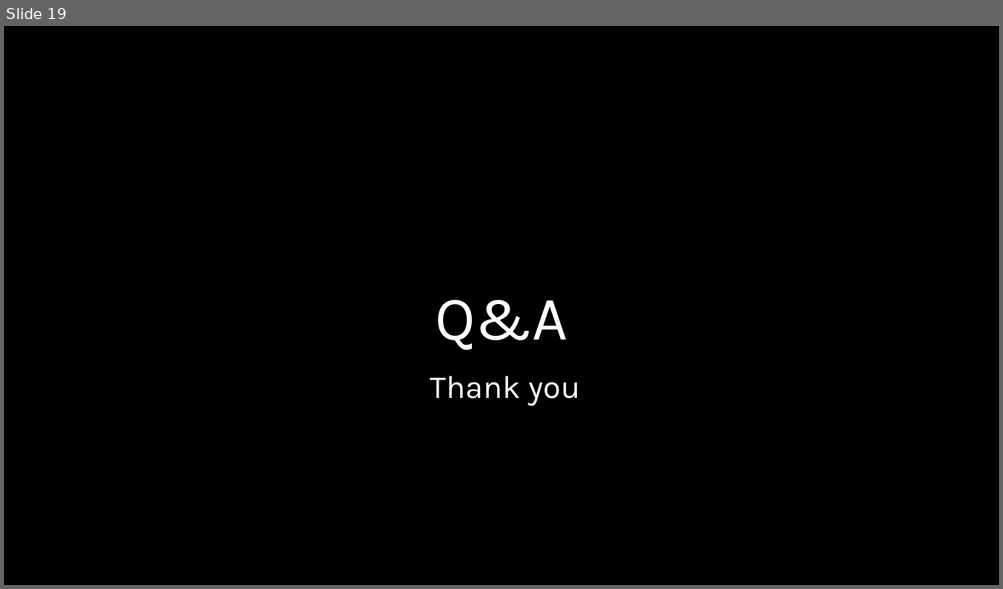
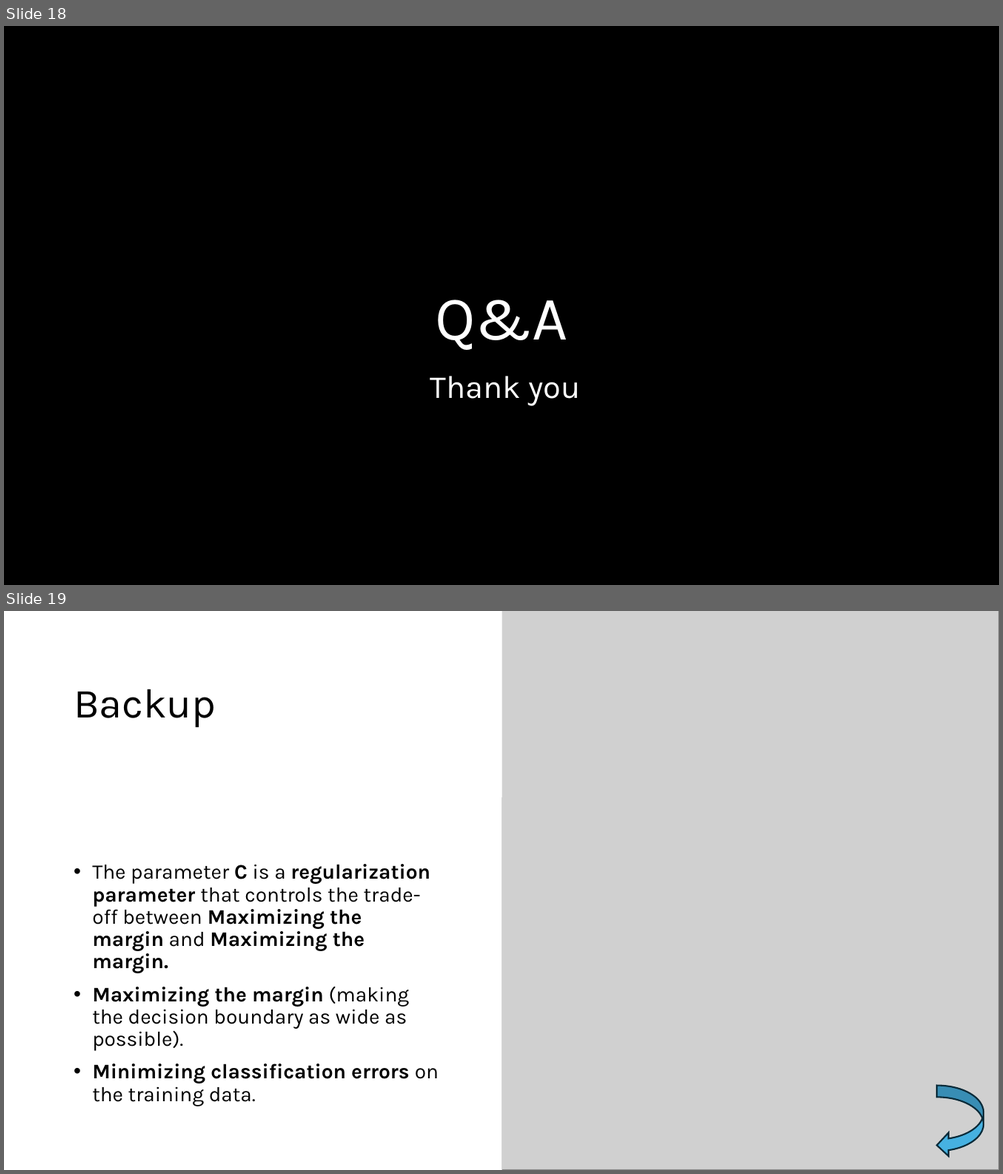
Before and after one commit to jiansfoggy/COMP4447_Object_Recognition_with_Traditional_Models, a slide deck: COMP 4447 Midterm Presentation.pptx. Shown one above the other, each under a label of ours: slide 19 before the commit, slides 18 and 19 after it. The pictures are 1003x589 and 1003x1174 pixels, drawn with LibreOffice and Linux fonts; fonts in the diff are those of the drawing; grey boxes stand for pictures; background and template pictures are left out. Boxes give left, top, right and bottom in pixels: in the first picture for what was removed or moved away, otherwise in the second. Text is boxed around its words. In the diff, an @@ line names an element or a change of style, - is before the commit and + after.

```diff
--- a/COMP 4447 Midterm Presentation.pptx
+++ b/COMP 4447 Midterm Presentation.pptx
@@ slide 19 added at <box>4,611,999,1170</box>, background #FFFFFF @@
@@ rectangle added at <box>4,611,502,1170</box>, fill #FFFFFF @@
@@ rectangle added at <box>4,611,502,797</box>, fill #FFFFFF @@
@@ picture added at <box>502,611,999,1170</box> @@
@@ title added at <box>74,689,216,727</box>, 40 pt, text #000000 @@
+Backup
@@ text added at <box>92,864,438,1107</box>, 20 pt, text #000000, bold @@
+• The parameter C is a regularization parameter that controls the trade-off between Maximizing the margin and Maximizing the margin.
+• Maximizing the margin (making the decision boundary as wide as possible).
+• Minimizing classification errors on the training data.
@@ curved left arrow added at <box>936,1085,984,1157</box>, fill #46B1E1, outline #092A39 1.5 pt @@
@@ what was slide 19 is now slide 18 @@
```
Also in this commit, not shown: 3 slides changed.
